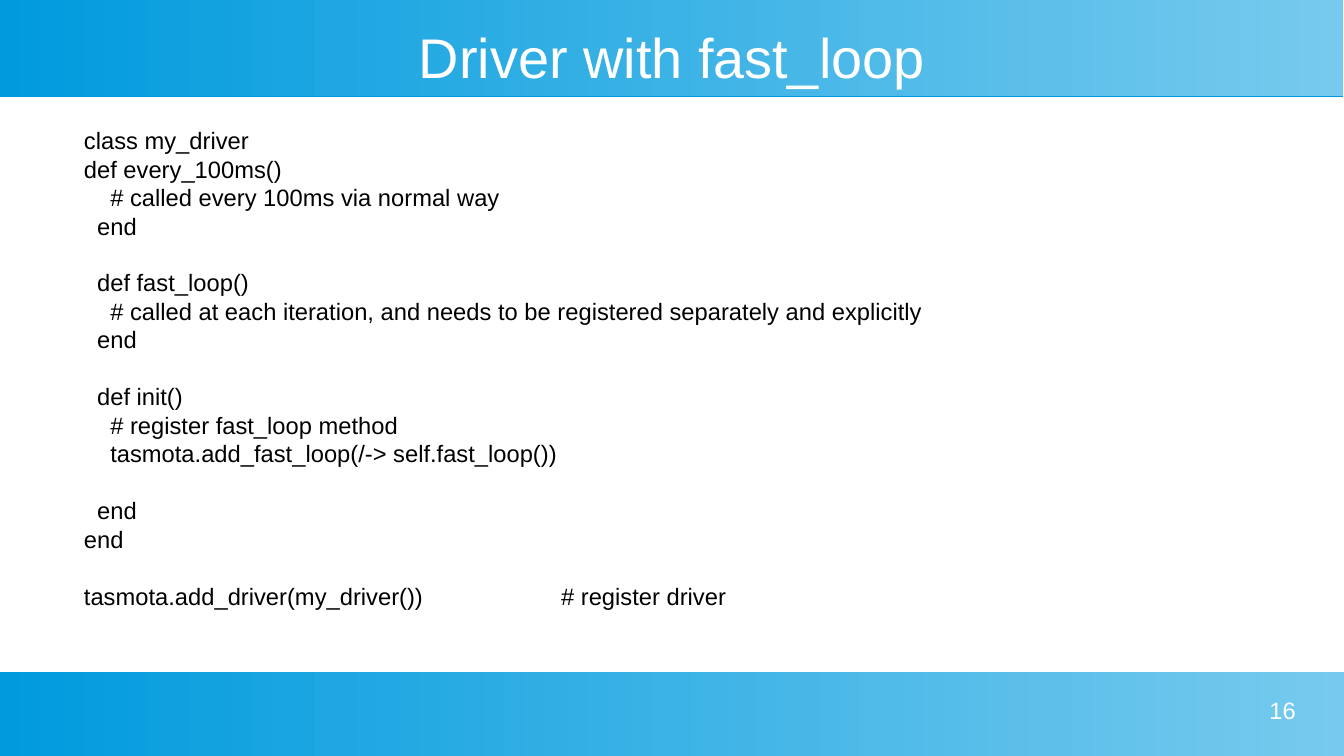
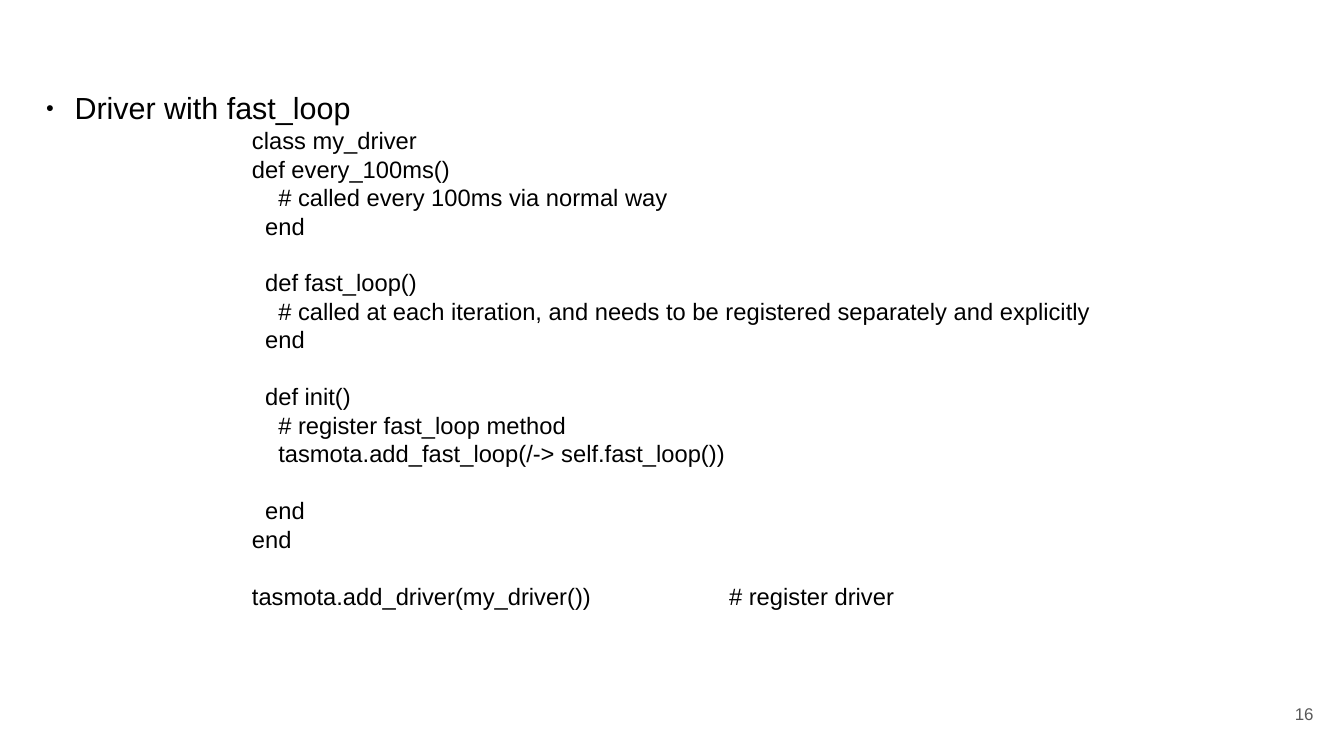
Before and after one commit to darrylb123/EO2024, a slide deck: slide 16 of EO2024-Tasmota+Berry.odp. Drawn at 1344x756 pixels with LibreOffice and Linux fonts; fonts in the diff are those of the drawing; background and template pictures are left out. Boxes give left, top, right and bottom in pixels: in the first picture for what was removed or moved away, otherwise in the second. Text is boxed around its words. In the diff, an @@ line names an element or a change of style, - is before the commit and + after.

```diff
--- a/EO2024-Tasmota+Berry.odp
+++ b/EO2024-Tasmota+Berry.odp
@@ rectangle removed at <box>0,0,1344,96</box> @@
@@ title "Driver with fast_loop": place and size @@
-title "Driver with fast_loop" at <box>419,37,925,88</box>
+title "Driver with fast_loop" at <box>75,97,351,125</box>
@@ title "Driver with fast_loop" at <box>75,97,351,125</box>: size 33 to 18 pt, text colour #FFFFFF to #000000; alignment centre to left; bullet none to ● @@
@@ text "class my_driver": place and size @@
-text "class my_driver" at <box>84,131,922,610</box>
+text "class my_driver" at <box>252,131,1090,610</box>
@@ rectangle removed at <box>0,672,1344,756</box> @@
@@ page number: place and size @@
-page number at <box>1269,702,1295,719</box>
+page number at <box>1295,708,1314,720</box>
@@ page number at <box>1295,708,1314,720</box>: size 14 to 10 pt, text colour #FFFFFF to #595959; vertical alignment top to middle @@
```
Also in this commit, not shown: 19 other slides changed.
